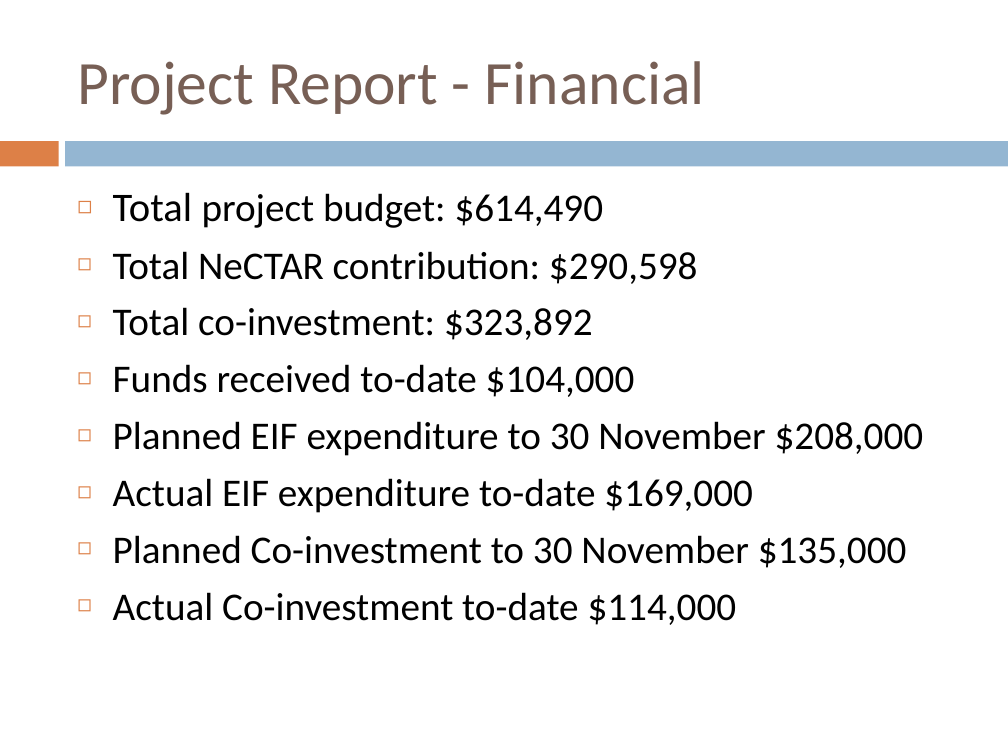
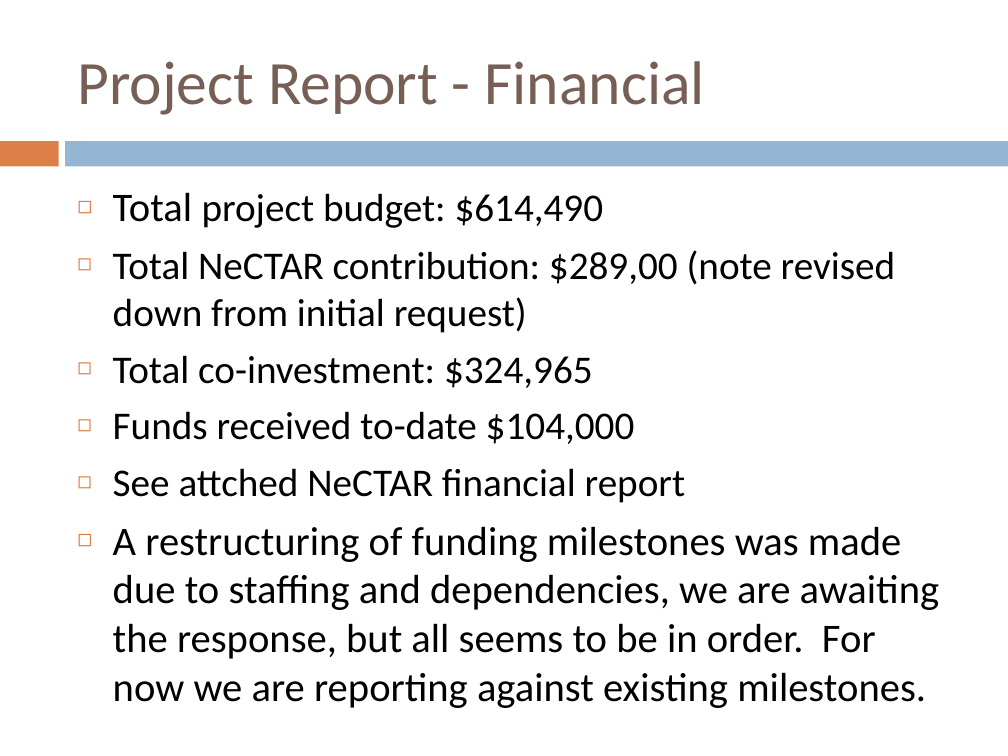
Before and after one commit to tranaweera/ark-informatics, a slide deck: slide 6 of ARK/trunk/usefulTools/TestFilesAndDocuments/steering committee/NeCTAR/Steering Committee Meetings/Steering Committee Meeting March_2013.pptx. Drawn at 1008x756 pixels with LibreOffice and Linux fonts; fonts in the diff are those of the drawing. Boxes give left, top, right and bottom in pixels: in the first picture for what was removed or moved away, otherwise in the second. Text is boxed around its words. In the diff, an @@ line names an element or a change of style, - is before the commit and + after.

```diff
--- a/ARK/trunk/usefulTools/TestFilesAndDocuments/steering committee/NeCTAR/Steering Committee Meetings/Steering Committee Meeting March_2013.pptx
+++ b/ARK/trunk/usefulTools/TestFilesAndDocuments/steering committee/NeCTAR/Steering Committee Meetings/Steering Committee Meeting March_2013.pptx
@@ text at bbox=[113, 250, 895, 388]: text changed @@
-◻ Total NeCTAR contribution: $290,598
-◻ Total co-investment: $323,892
+◻ Total NeCTAR contribution: $289,00 (note revised down from initial request)
+◻ Total co-investment: $324,965
@@ text at bbox=[113, 468, 940, 708]: text changed; size 28 to 29 pt @@
-◻ Planned EIF expenditure to 30 November $208,000
-◻ Actual EIF expenditure to-date $169,000
-◻ Planned Co-investment to 30 November $135,000
-◻ Actual Co-investment to-date $114,000
+◻ See attched NeCTAR financial report
+◻ A restructuring of funding milestones was made due to staffing and dependencies, we are awaiting the response, but all seems to be in order. For now we are reporting against existing milestones.
```
Also in this commit, not shown: 2 other slides changed, 2 slides added.
